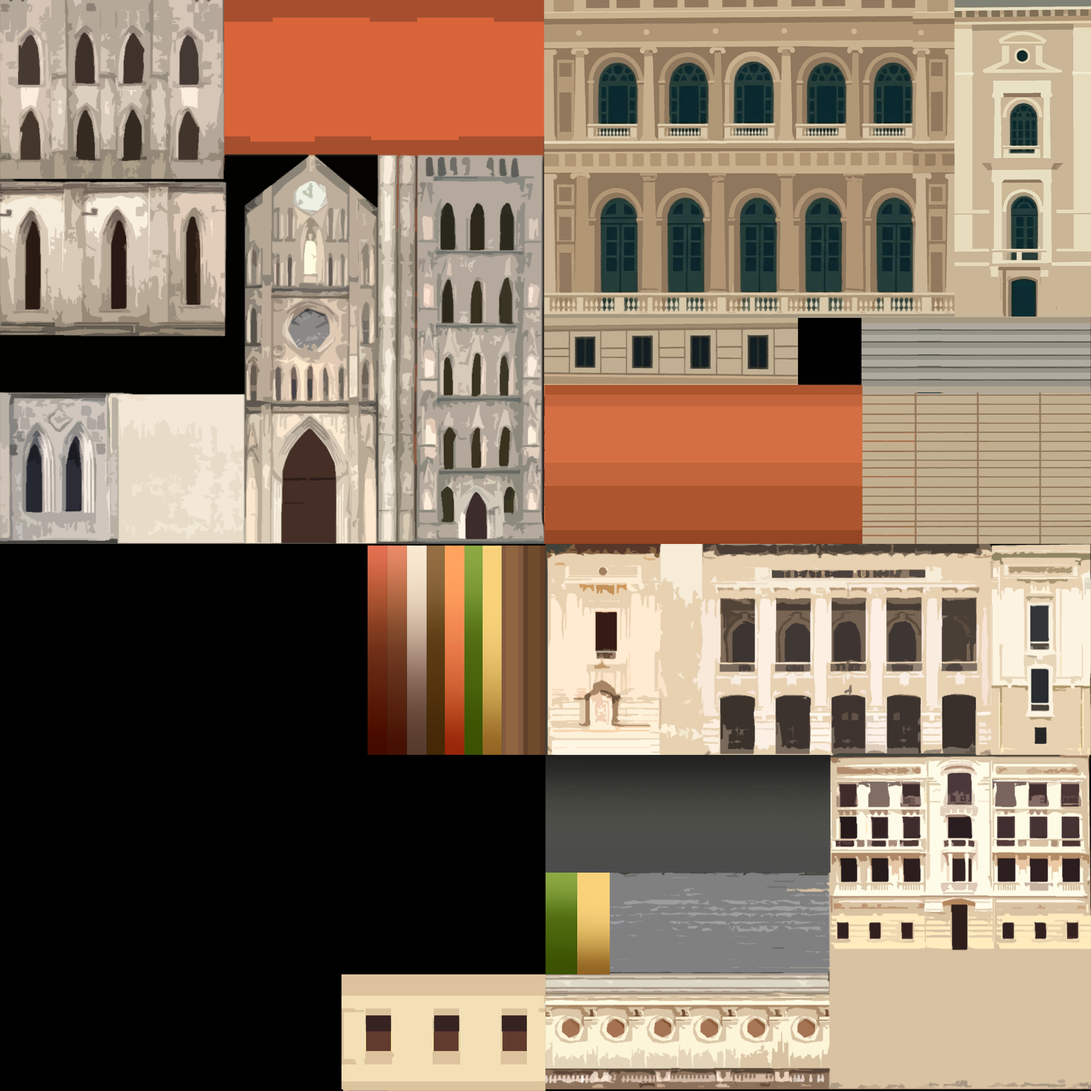
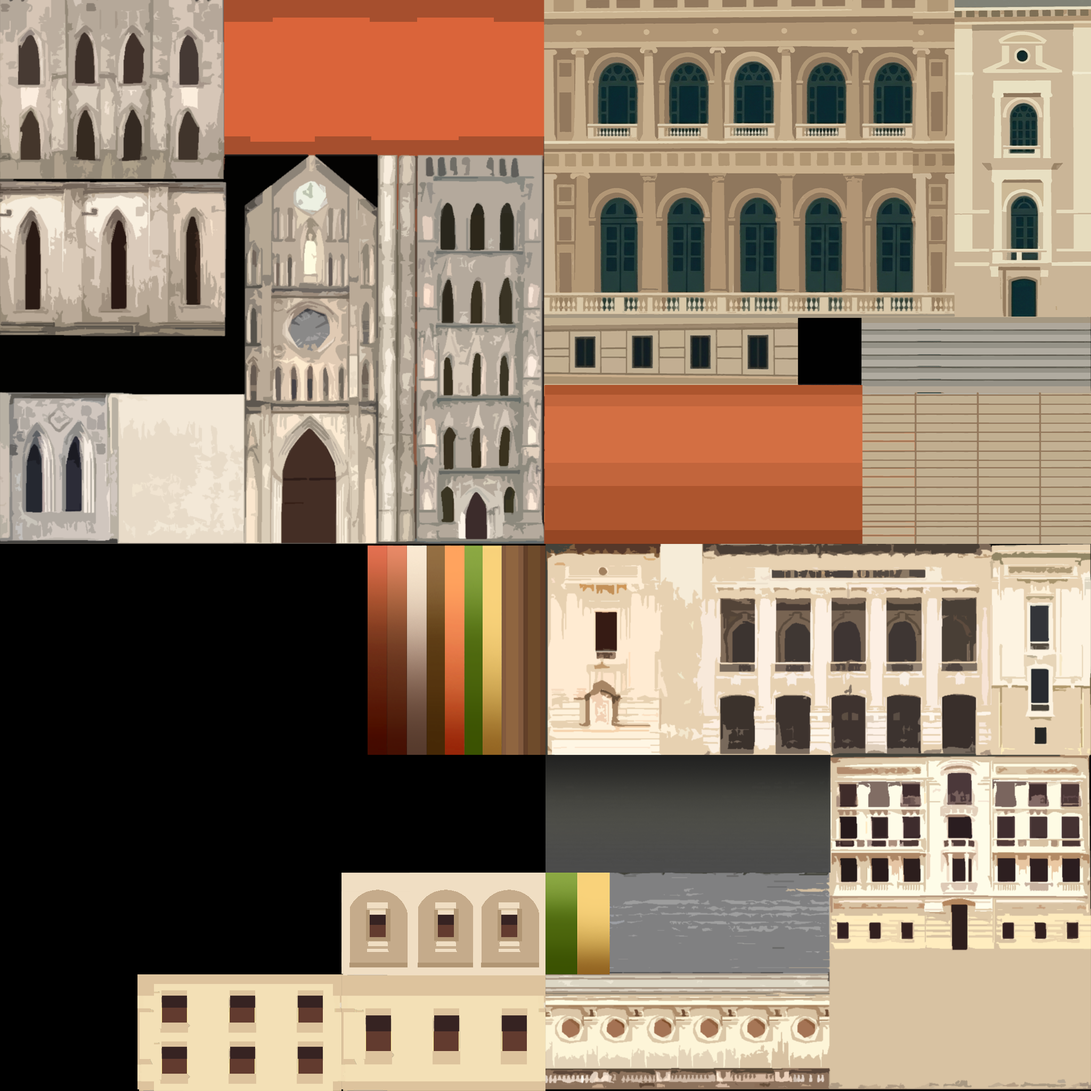
Layer changes from the first (1091, 1091) image to the second:
added layer "Calque 6 copie" above "Calque 6 copie 2" over [341, 872, 546, 976]
added layer "Calque 6 copie 2" above "Calque 6" over [137, 974, 342, 1091]
